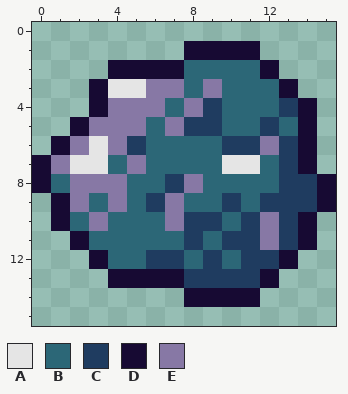
Two states of a pixel-art sprite, Images/Items/copper.png. Above, as it was before the edit.
The file is 16x16 pixels.
Palette (. is transparent): A #e5e5e5  B #2c6777  C #1f3c60  D #170a33  E #8778a5
Pixels before, first column x 0:
 1 ........DDDD....
 2 ....DDDDBBBBD...
 3 ...DAAEEBEBBBD..
 4 ...DEEEBECBBBCD.
 5 ..DEEEBECCBBCBD.
 6 .DEAECBBBBCCECD.
 7 DEAABEBBBBAABCD.
 8 DBEEEBBCEBBBBCCD
 9 .DEBEBCEBBCBCCCD
10 .DBEBBBECCBCECD.
11 ..DBBBBBCBCCECD.
12 ...DBBCCBCBCCD..
13 ....DDDDCCCCD...
14 ........DDDD....
Once edited:
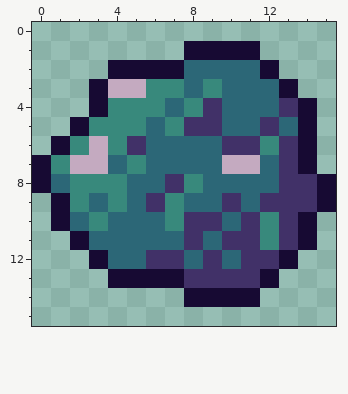
Difference:
{"colour":"A","old":"#e5e5e5","new":"#c4aac0"}
{"colour":"C","old":"#1f3c60","new":"#413168"}
{"colour":"E","old":"#8778a5","new":"#38897c"}
{"label":"changed","picture_box":[51,79,317,288]}
